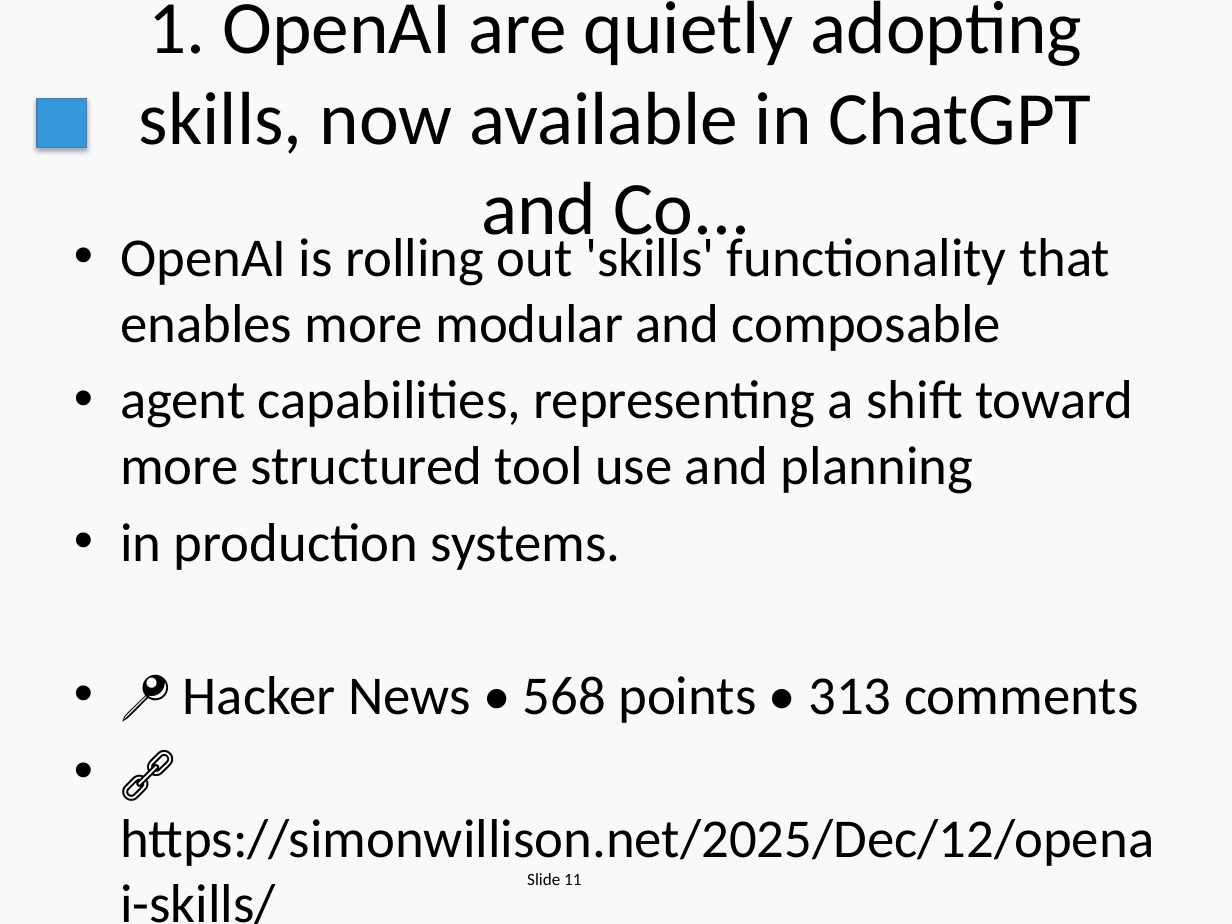
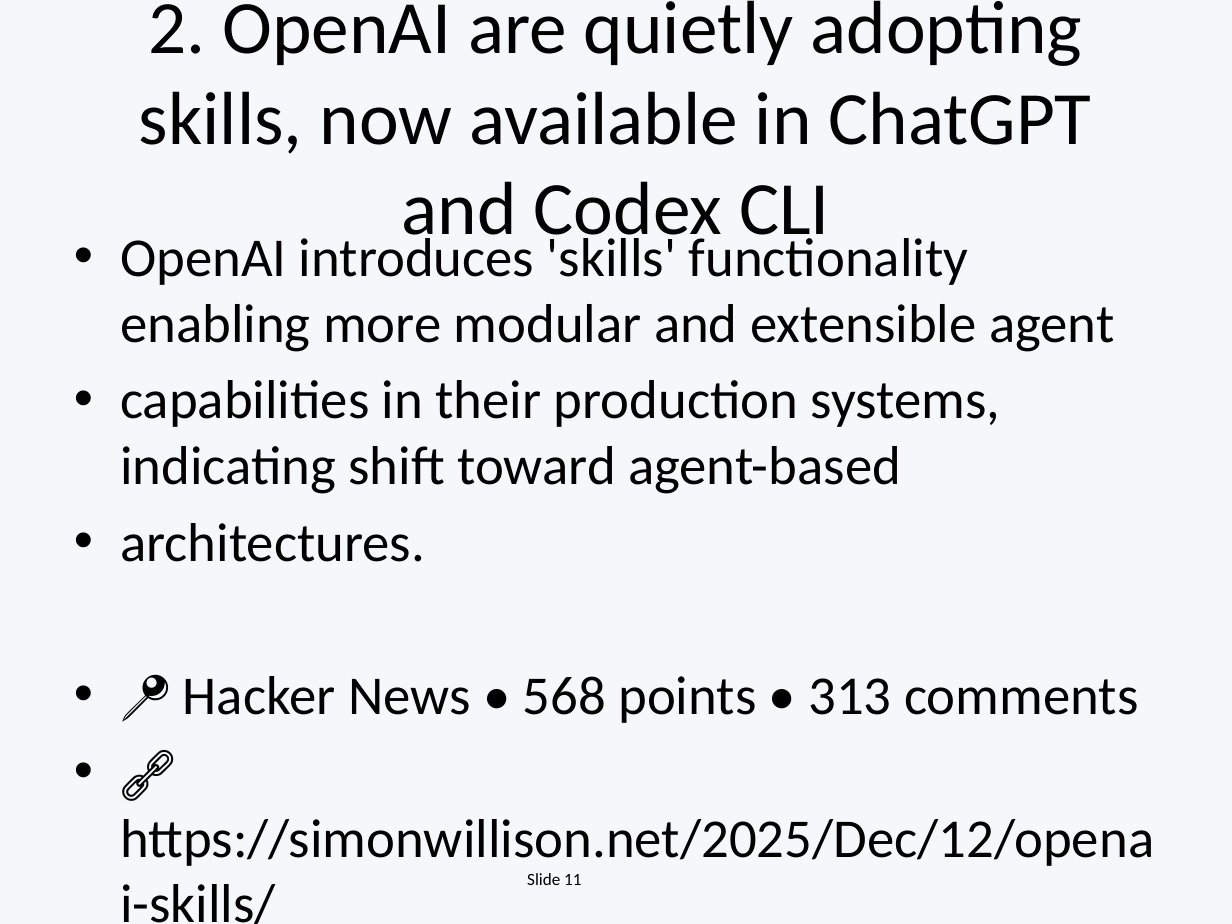
Before and after one commit to EiriniOr/ai-weekly-digest, a slide deck: slide 11 of AI_Weekly_2025-12-15.pptx. Drawn at 1232x924 pixels with LibreOffice and Linux fonts; fonts in the diff are those of the drawing. Boxes give left, top, right and bottom in pixels: in the first picture for what was removed or moved away, otherwise in the second. Text is boxed around its words. In the diff, an @@ line names an element or a change of style, - is before the commit and + after.

```diff
--- a/AI_Weekly_2025-12-15.pptx
+++ b/AI_Weekly_2025-12-15.pptx
@@ background #F8F9FA to #F5F7FA @@
@@ title at (139,0,1092,252): text changed @@
-1. OpenAI are quietly adopting skills, now available in ChatGPT and Co...
+2. OpenAI are quietly adopting skills, now available in ChatGPT and Codex CLI
@@ rectangle removed at (37,99,86,148) @@
@@ text at (120,230,1114,562): text changed @@
-• OpenAI is rolling out 'skills' functionality that enables more modular and composable
-• agent capabilities, representing a shift toward more structured tool use and planning
-• in production systems.
+• OpenAI introduces 'skills' functionality enabling more modular and extensible agent
+• capabilities in their production systems, indicating shift toward agent-based
+• architectures.
```
Also in this commit, not shown: 17 other slides changed, 7 slides added, 9 slides removed, 1 other file.
